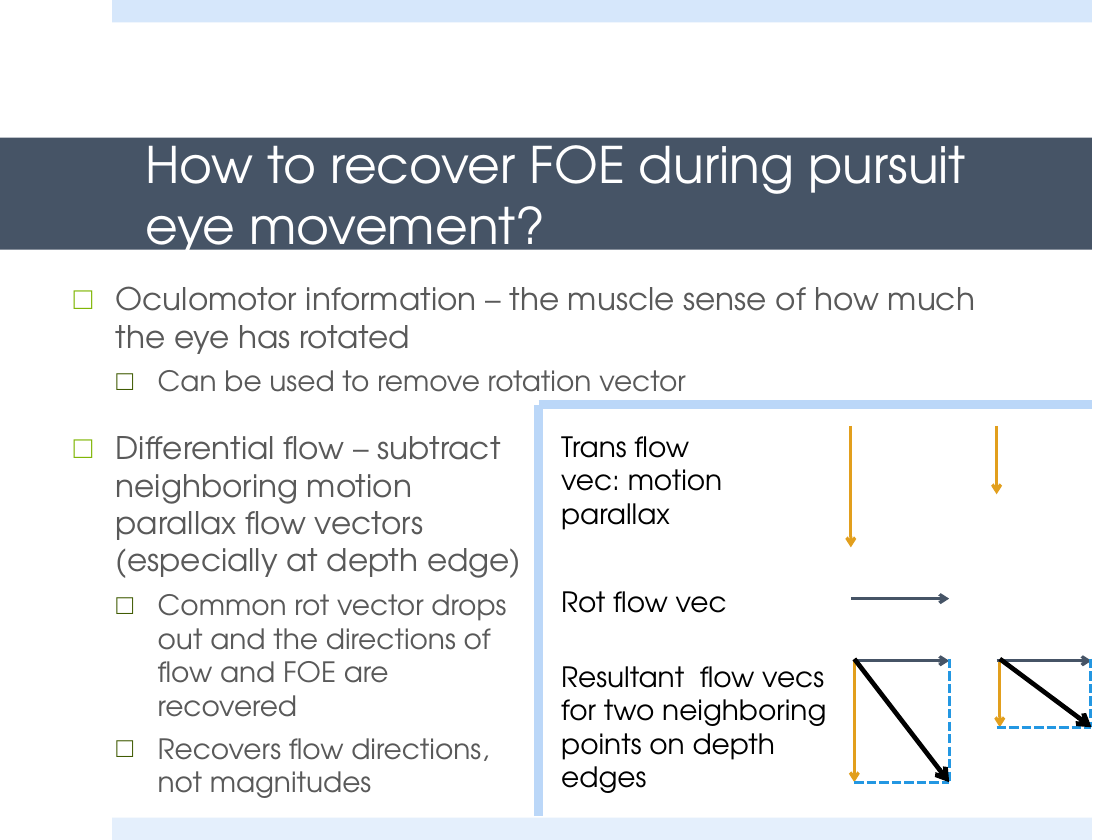
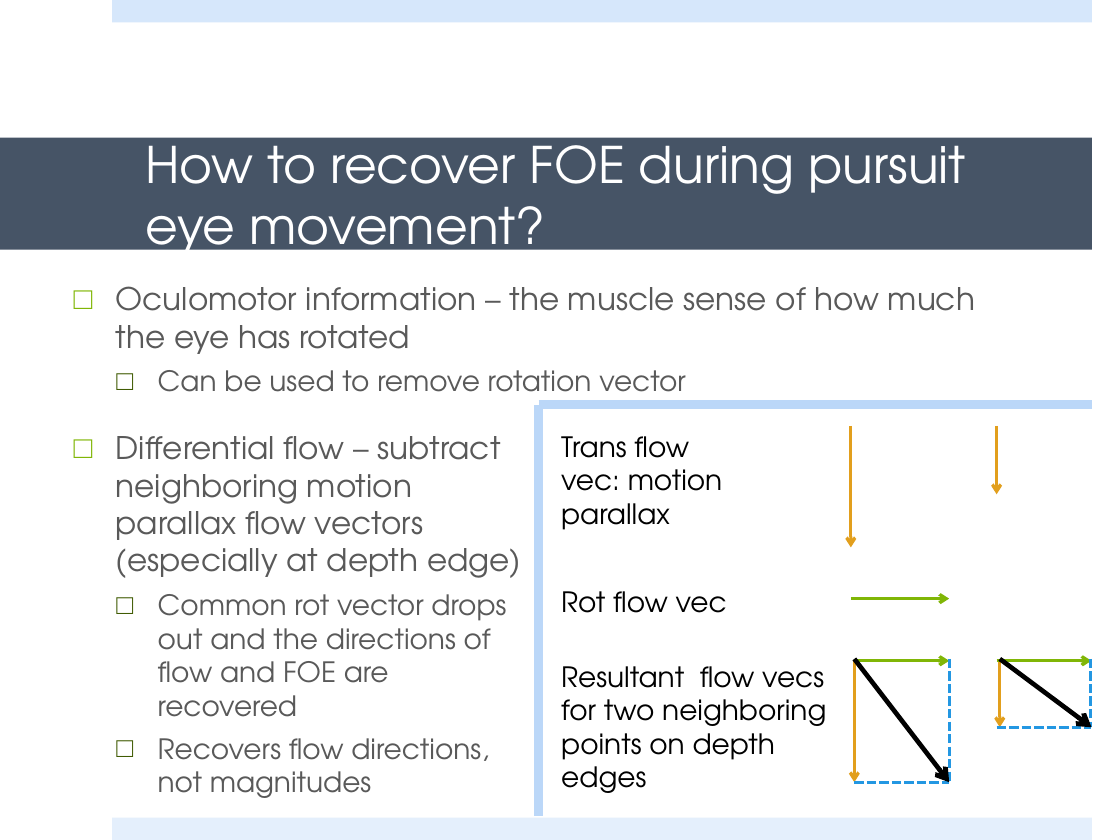
Before and after one commit to PALab-cn/PALab-cn.github.io, a slide deck: slide 27 of source/Materials/PSY_380_ECO_PSY/WEEK03/Lec6_OFandLocomotion.pptx. Drawn at 1120x840 pixels with LibreOffice and Linux fonts; fonts in the diff are those of the drawing. Boxes give left, top, right and bottom in pixels: in the first picture for what was removed or moved away, otherwise in the second. Text is boxed around its words. In the diff, an @@ line names an element or a change of style, - is before the commit and + after.

```diff
--- a/source/Materials/PSY_380_ECO_PSY/WEEK03/Lec6_OFandLocomotion.pptx
+++ b/source/Materials/PSY_380_ECO_PSY/WEEK03/Lec6_OFandLocomotion.pptx
@@ arrow (851, 598) - (950, 598): stroke #465466 2 pt to #80B606 2 pt @@
@@ arrow (855, 661) - (950, 661): stroke #465466 2 pt to #80B606 2 pt @@
@@ arrow (997, 661) - (1092, 661): stroke #465466 2 pt to #80B606 2 pt @@
```
Also in this commit, not shown: 2 other slides changed, 1 slide removed, 3 other files.
